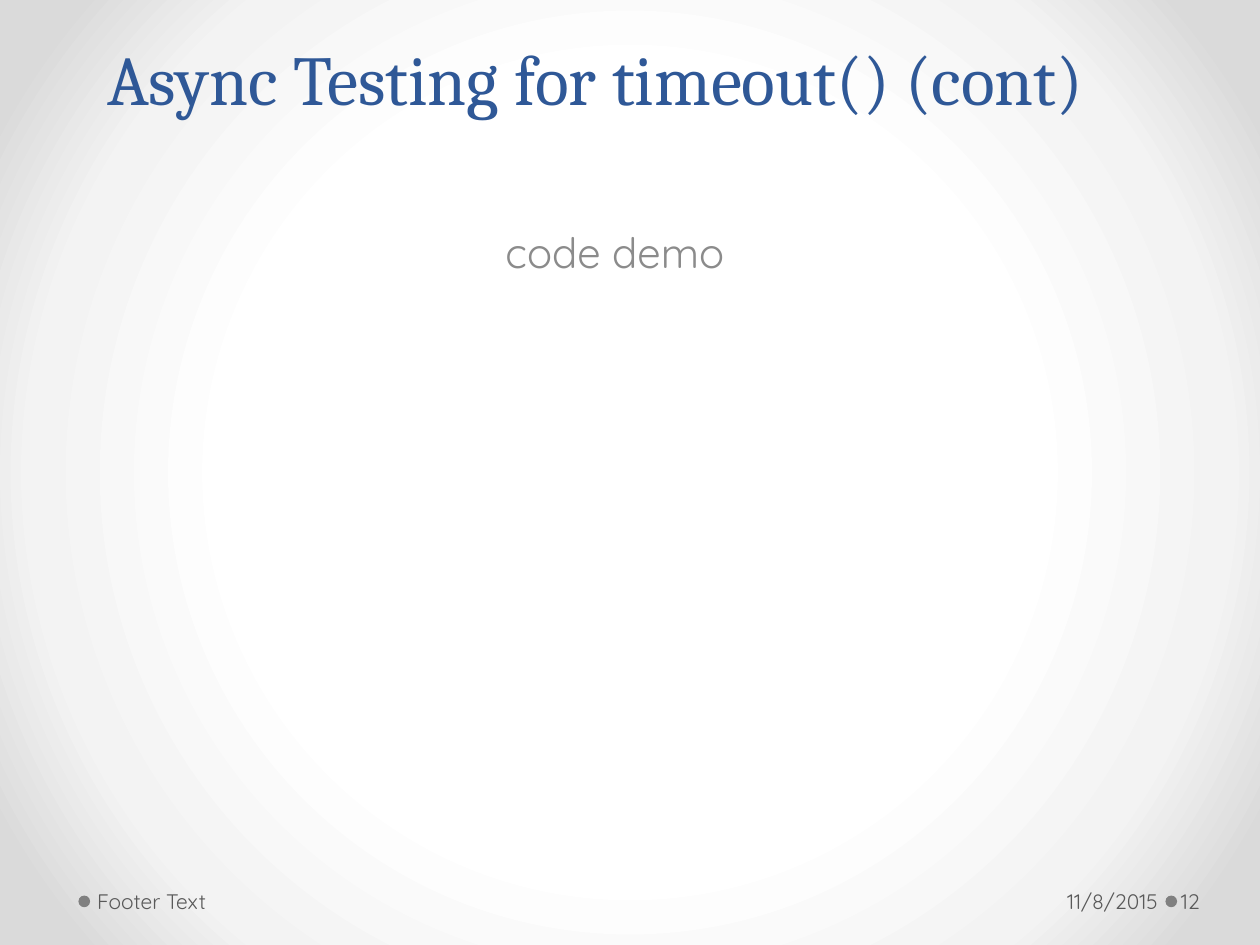
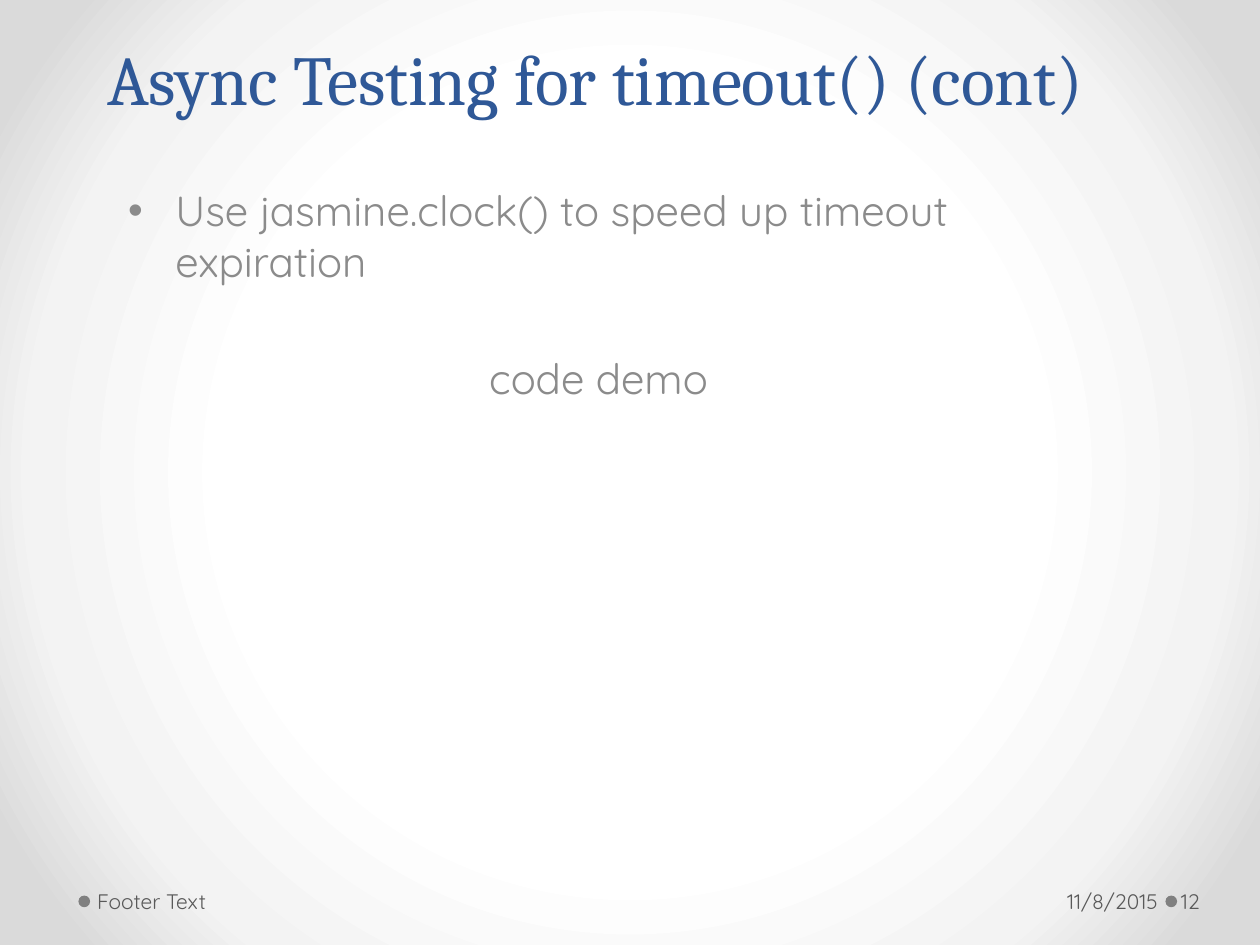
Before and after one commit to h-t-tran/work, a slide deck: slide 12 of brownbag/jamine/tech-presentation-jasmine.pptx. Drawn at 1260x945 pixels with LibreOffice and Linux fonts; fonts in the diff are those of the drawing. Boxes give left, top, right and bottom in pixels: in the first picture for what was removed or moved away, otherwise in the second. Text is boxed around its words. In the diff, an @@ line names an element or a change of style, - is before the commit and + after.

```diff
--- a/brownbag/jamine/tech-presentation-jasmine.pptx
+++ b/brownbag/jamine/tech-presentation-jasmine.pptx
@@ subtitle "Use jasmine.clock() to speed up ...": place and size @@
-subtitle "Use jasmine.clock() to speed up ..." at [505,237,724,269]
+subtitle "Use jasmine.clock() to speed up ..." at [175,195,948,395]
@@ subtitle at [175,195,948,285]: paragraph added @@
+• Use jasmine.clock() to speed up timeout expiration
```
Also in this commit, not shown: 1 other file.
